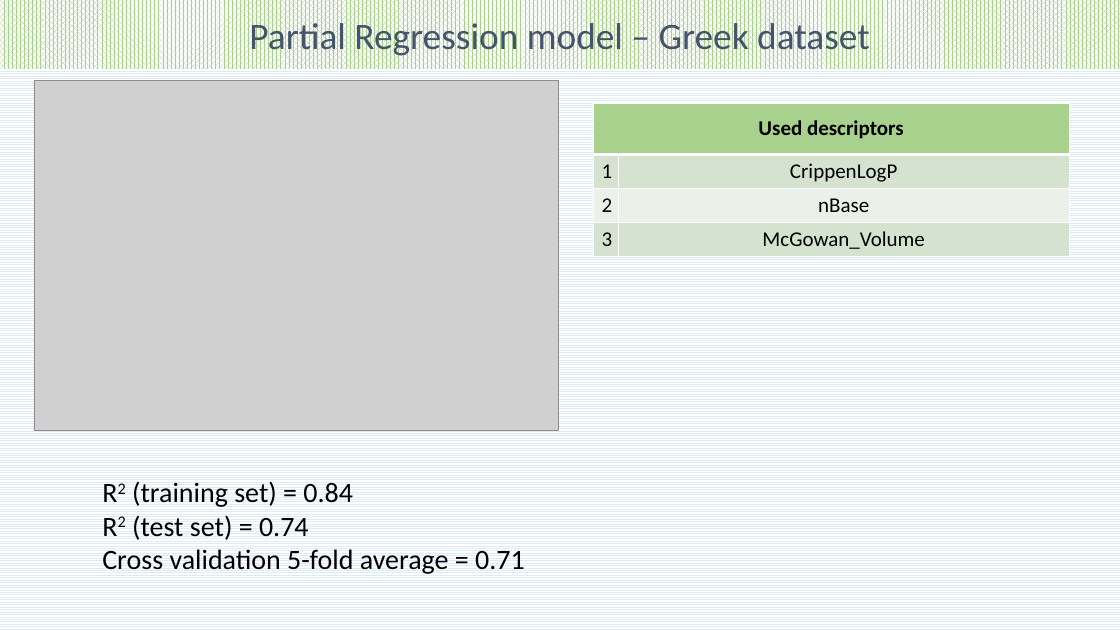
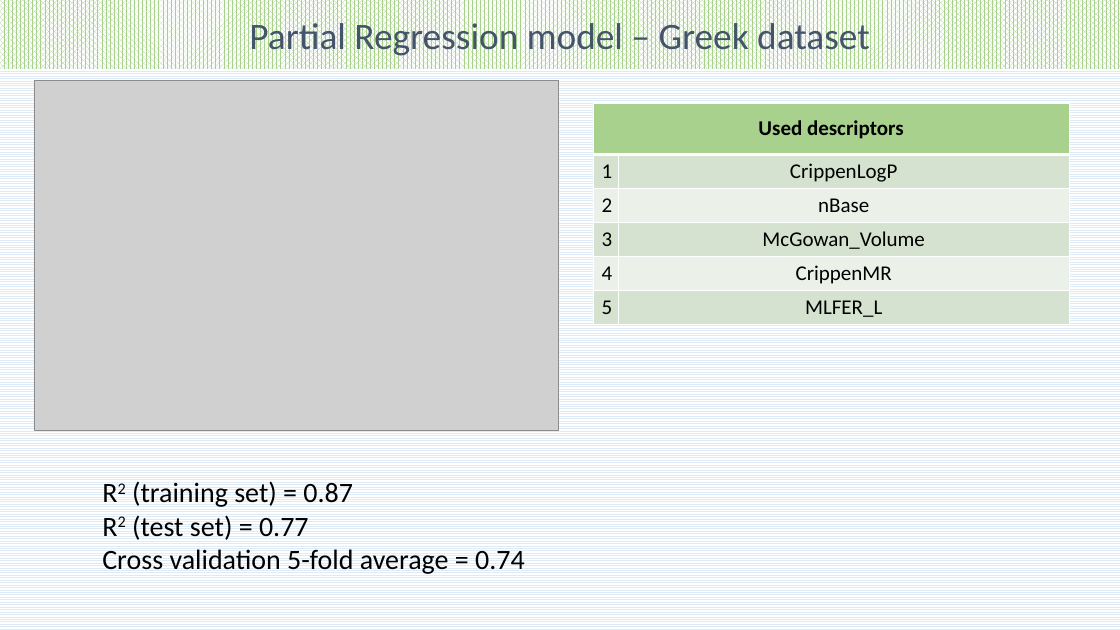
Before and after one commit to pockos56/RTI_prediction, a slide deck: slide 20 of Future presentation update.pptx. Drawn at 1120x630 pixels with LibreOffice and Linux fonts; fonts in the diff are those of the drawing; grey boxes stand for pictures. Boxes give left, top, right and bottom in pixels: in the first picture for what was removed or moved away, otherwise in the second. Text is boxed around its words. In the diff, an @@ line names an element or a change of style, - is before the commit and + after.

```diff
--- a/Future presentation update.pptx
+++ b/Future presentation update.pptx
@@ table at (593, 103, 1070, 324) @@
+row 5: 4 | CrippenMR
+row 6: 5 | MLFER_L
@@ text at (102, 482, 525, 574): text changed @@
-R2 (training set) = 0.84
-R2 (test set) = 0.74
-Cross validation 5-fold average = 0.71
+R2 (training set) = 0.87
+R2 (test set) = 0.77
+Cross validation 5-fold average = 0.74
```
Also in this commit, not shown: 2 slides added, 15 other files.
